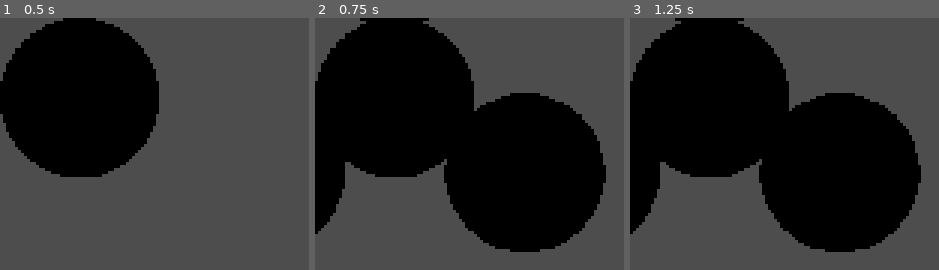
Above: before the commit, frames 1-3 (left to right).
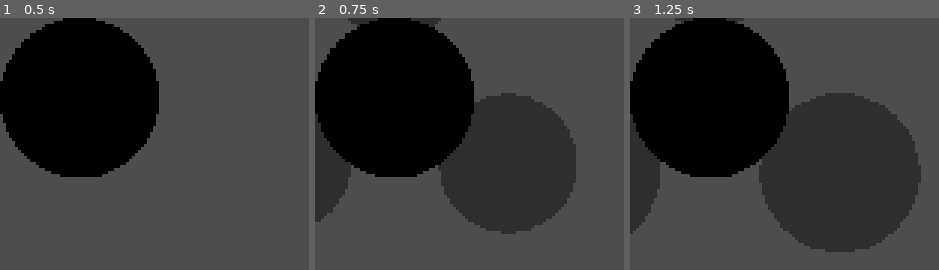
Above: after the commit, the same moments.

Repository: MindVisceral/BoneTD
Game: Godot game, scene res://Entities/Towers/BaseTower/RadialTowerMenu.tscn
Same seed, same stepped clock (60 frames per second), same inputs: the game is played once before the commit and once after it. This scene is started directly instead of the project's main scene.
Inputs (mouse positions are in pixels of both pictures, inside the frame that each line leads up to):
- Up to frame 1 (0.5 s): no input
- Up to frame 2 (0.75 s): click (395, 98) at 0.5 s
- Up to frame 3 (1.25 s): no input

Frame 1 is identical in both runs. In frame 2, 29% of the frame differs, in the area x 0-95%, y 0-93%; in frame 3, 28%.

Commit message:
debugged, cleaned up RadialTowerMenu

Diff:
--- a/Entities/Towers/BaseTower/RadialTowerMenu.gd
+++ b/Entities/Towers/BaseTower/RadialTowerMenu.gd
@@ -1,10 +1,31 @@
 class_name RadialTowerMenu
 extends TextureButton
 
-## Radius of the Menu; how large it is
+###-------------------------------------------------------------------------###
+##### Exported variables
+###-------------------------------------------------------------------------###
+
+@export_group("References")
+
+## Reference to the Buttons Control Node, which all the radial Buttons are children of.
+@export var buttons_node: Control
+
+
+@export_group("Button settings")
+
+## Radius of the Menu;
+## how far away the centers of Radius Buttons will be away from the center of the Main Button
 @export var menu_radius: int = 120
-## How fast the Buttons animate
-@export var speed: int = 0.25
+## How fast the Buttons animate in seconds. '0' is instant
+@export_range(0, 10, 0.05) var speed: float = 0.25
+
+
+###-------------------------------------------------------------------------###
+##### Regular variables & flags
+###-------------------------------------------------------------------------###
+
+## Array of all the Radial Buttons. Used when looping through all the Buttons.
+var radial_buttons: Array[TextureButton]
 
 ## How many Buttons (besides the main RadialTowerMenu Button) there are
 var number_of_buttons: int
@@ -12,36 +33,115 @@
 ## Is the main RadialTowerMenu Button pressed?
 var active: bool = false
 
+
+###-------------------------------------------------------------------------###
+##### Setup
+###-------------------------------------------------------------------------###
+
+## Prepare everything
 func _ready() -> void:
-	$Buttons.hide()
-	number_of_buttons = $Buttons.get_child_count()
+	## Enable the Main Button, just in case.
+	self.disabled = false
 
-	for button: TextureButton in $Buttons.get_children():
+	## Hide the radial Buttons
+	buttons_node.hide()
+	## Calculate how many buttons there are.
+	number_of_buttons = buttons_node.get_child_count()
+	## Store all the Radial Buttons (children of exported buttons_node) in the radial_buttons Array
+	for button: TextureButton in buttons_node.get_children():
+		radial_buttons.append(button)
+
+
+	## Put every Button in the same position as the main RadialTowerMenu Button.
+	## Make every Button's scale is 0
+	## to make sure the show_menu() animation looks the same every time.
+	for button: TextureButton in radial_buttons:
 		button.position = self.position
+		button.scale = Vector2.ZERO
+
+
+
+###-------------------------------------------------------------------------###
+##### Enable/Disable this Radial Menu
+###-------------------------------------------------------------------------###
 
 ## When main Button is pressed
 func _on_pressed() -> void:
+
+	## Disable the Button so that it can't be pressed when it's in a middle of the animation
+	## hide_menu() and show_menu() functions enable it again.
 	self.disabled = true
+
+	## Simple switch. We either hide or show the Menu, depending on if it's active or not.
 	if active == true:
 		hide_menu()
 	elif active == false:
 		show_menu()
 
+
+
+## Clicking the Button when the Radial Menu is inactive will activate it
 func show_menu() -> void:
+	## First we need to calculate the number of degrees between each individual radial buttons
 	var spacing = TAU / number_of_buttons
 
-	for button: TextureButton in $Buttons.get_children():
-		var a = spacing * button.get_index() - PI/2
-		var dest = button.position + Vector2(menu_radius, 0).rotated(a)
+	## First we can show all the Buttons. They're scaled to 0, so they're invisible anyway.
+	buttons_node.show()
 
-		## create a tween
+	## For every Button...
+	for button: TextureButton in radial_buttons:
+		## We find this Button's rotation in the circle.
+		## We take the spacing between the Buttons,
+		## and multiply it as the Button's order among its siblings increases.
+		## Then we subtract that by 90 degrees,
+		## so the first Button's position is above the Main RadialTowerMenu Button
+		var rotation_in_circle = spacing * button.get_index() - PI/2
+		## Now that we have the Button's rotation in the circle, we must put it in its position.
+		## We take the Button's position [which is the same as the Main Button's - check _ready()],
+		## we add our target radius to that. Then we rotate it by rotation_in_circle we just got.
+		var dest = button.position + Vector2(menu_radius, 0).rotated(rotation_in_circle)
+
+		## Create a Tween, which will animate the Button
 		var tween = get_tree().create_tween()
-		## tween pos from center to distance
-		tween.tween_property(button, "position", dest, speed)
-		## tween scale from 0 to 1
-		tween.tween_property(button, "scale", Vector2.ONE, speed)
+		## The Button will travel from the center to its destination at set speed.
+		tween.parallel().tween_property(button, "position", dest, speed)
+		## And the Button is scaled so it doesn't pop out of nowhere, also at speed.
+		tween.parallel().tween_property(button, "scale", Vector2.ONE, speed)
 
-	$Buttons.show()
 
+	### Everything is ready, now we can show all the Buttons
+	#buttons_node.show()
+
+	## Now we wait until the animation is done. Since each Button has a separate Tween made for it,
+	## we can't wait for a Tween's 'finished' signal. So we just use the 'speed' variable.
+	await get_tree().create_timer(speed).timeout
+
+	## The animation is finished, we can enable the Main Button again
+	self.disabled = false
+	## The Radial Buttons are visible, so the Radial Menu is considered 'active'
+	active = true
+
+## Clicking the Button when the Radial Menu is active will deactivate it
 func hide_menu() -> void:
-	pass
+	## For every Button...
+	for button in radial_buttons:
+
+		## Create a Tween, which will animate the Button
+		var tween = get_tree().create_tween()
+		## The Button will travel from its position to the center at set speed.
+		tween.parallel().tween_property(button, "position", self.position, speed)
+		## And the Button is scaled so it doesn't visibly pop out of existance, also at speed.
+		tween.parallel().tween_property(button, "scale", Vector2.ZERO, speed)
+
+
+	## Now we wait until the animation is done. Since each Button has a separate Tween made for it,
+	## we can't wait for a Tween's 'finished' signal. So we just use the 'speed' variable.
+	await get_tree().create_timer(speed).timeout
+
+	## Everything is done animating, we can hide the Buttons now
+	buttons_node.hide()
+
+	## The animation is finished, we can enable the Main Button again
+	self.disabled = false
+	## The Radial Buttons are invisible, so the Radial Menu is considered not 'active'
+	active = false
--- a/Entities/Towers/BaseTower/RadialTowerMenu.tscn
+++ b/Entities/Towers/BaseTower/RadialTowerMenu.tscn
@@ -4,13 +4,15 @@
 [ext_resource type="BitMap" uid="uid://cijo1rj4mrd13" path="res://placeholder_6.png" id="2_044ng"]
 [ext_resource type="Script" path="res://Entities/Towers/BaseTower/RadialTowerMenu.gd" id="3_5ill8"]
 
-[node name="RadialTowerMenu" type="TextureButton"]
+[node name="RadialTowerMenu" type="TextureButton" node_paths=PackedStringArray("buttons_node")]
 offset_right = 128.0
 offset_bottom = 128.0
+mouse_default_cursor_shape = 2
 action_mode = 0
 texture_normal = ExtResource("1_riy6t")
 texture_click_mask = ExtResource("2_044ng")
 script = ExtResource("3_5ill8")
+buttons_node = NodePath("Buttons")
 
 [node name="Buttons" type="Control" parent="."]
 layout_mode = 1
@@ -19,52 +21,34 @@
 offset_bottom = 40.0
 
 [node name="Button1" type="TextureButton" parent="Buttons"]
+self_modulate = Color(1, 1, 1, 0.392157)
 layout_mode = 1
-anchors_preset = 8
-anchor_left = 0.5
-anchor_top = 0.5
-anchor_right = 0.5
-anchor_bottom = 0.5
-offset_left = -64.0
-offset_top = -64.0
-offset_right = 64.0
-offset_bottom = 64.0
-grow_horizontal = 2
-grow_vertical = 2
+offset_right = 128.0
+offset_bottom = 128.0
+pivot_offset = Vector2(64, 64)
+mouse_default_cursor_shape = 2
 action_mode = 0
 texture_normal = ExtResource("1_riy6t")
 texture_click_mask = ExtResource("2_044ng")
 
 [node name="Button2" type="TextureButton" parent="Buttons"]
+self_modulate = Color(1, 1, 1, 0.392157)
 layout_mode = 1
-anchors_preset = 8
-anchor_left = 0.5
-anchor_top = 0.5
-anchor_right = 0.5
-anchor_bottom = 0.5
-offset_left = -64.0
-offset_top = -64.0
-offset_right = 64.0
-offset_bottom = 64.0
-grow_horizontal = 2
-grow_vertical = 2
+offset_right = 128.0
+offset_bottom = 128.0
+pivot_offset = Vector2(64, 64)
+mouse_default_cursor_shape = 2
 action_mode = 0
 texture_normal = ExtResource("1_riy6t")
 texture_click_mask = ExtResource("2_044ng")
 
 [node name="Button3" type="TextureButton" parent="Buttons"]
+self_modulate = Color(1, 1, 1, 0.392157)
 layout_mode = 1
-anchors_preset = 8
-anchor_left = 0.5
-anchor_top = 0.5
-anchor_right = 0.5
-anchor_bottom = 0.5
-offset_left = -64.0
-offset_top = -64.0
-offset_right = 64.0
-offset_bottom = 64.0
-grow_horizontal = 2
-grow_vertical = 2
+offset_right = 128.0
+offset_bottom = 128.0
+pivot_offset = Vector2(64, 64)
+mouse_default_cursor_shape = 2
 action_mode = 0
 texture_normal = ExtResource("1_riy6t")
 texture_click_mask = ExtResource("2_044ng")
